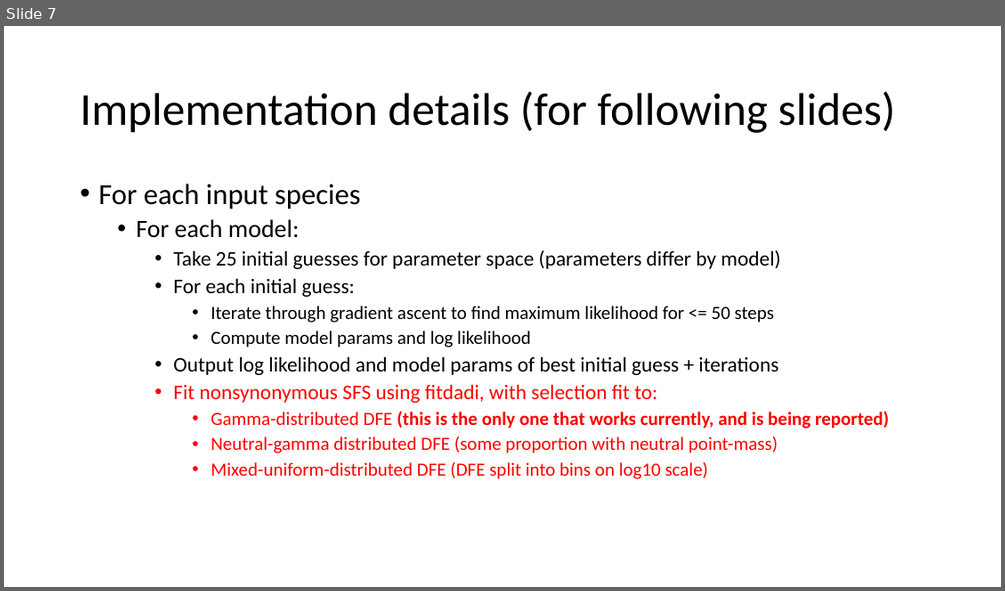
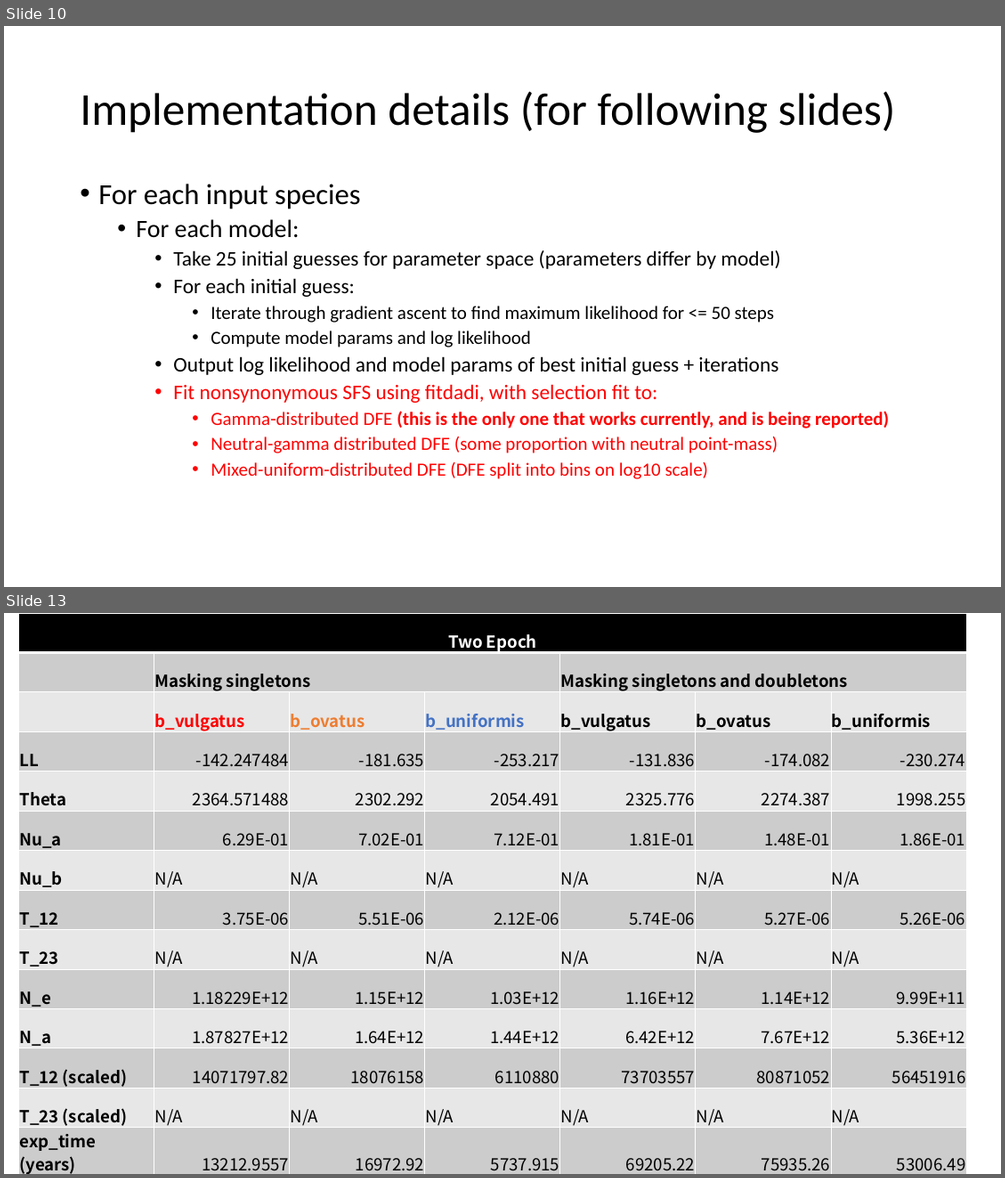
Before and after one commit to jon-mah/demo_for_ccgb, a slide deck: Summary/20210310_demo_for_ccgb_rotation_update.pptx. Shown one above the other, each under a label of ours: slide 7 before the commit, slides 10 and 13 after it; the slides between them are not shown. The pictures are 1005x591 and 1005x1178 pixels, drawn with LibreOffice and Linux fonts; fonts in the diff are those of the drawing. Boxes give left, top, right and bottom in pixels: in the first picture for what was removed or moved away, otherwise in the second. Text is boxed around its words. In the diff, an @@ line names an element or a change of style, - is before the commit and + after.

```diff
--- a/Summary/20210310_demo_for_ccgb_rotation_update.pptx
+++ b/Summary/20210310_demo_for_ccgb_rotation_update.pptx
@@ slide 13 added at (4, 613, 1001, 1174), background #FFFFFF @@
@@ table added at (19, 613, 966, 1174), 14 rows, 7 columns @@
+Two Epoch |  |  |  |  |  | 
+ | Masking singletons |  |  | Masking singletons and doubletons |  | 
+ | b_vulgatus | b_ovatus | b_uniformis | b_vulgatus | b_ovatus | b_uniformis
+LL | -142.247484 | -181.635 | -253.217 | -131.836 | -174.082 | -230.274
+Theta | 2364.571488 | 2302.292 | 2054.491 | 2325.776 | 2274.387 | 1998.255
+Nu_a | 6.29E-01 | 7.02E-01 | 7.12E-01 | 1.81E-01 | 1.48E-01 | 1.86E-01
+Nu_b | N/A | N/A | N/A | N/A | N/A | N/A
+T_12 | 3.75E-06 | 5.51E-06 | 2.12E-06 | 5.74E-06 | 5.27E-06 | 5.26E-06
+T_23 | N/A | N/A | N/A | N/A | N/A | N/A
+N_e | 1.18229E+12 | 1.15E+12 | 1.03E+12 | 1.16E+12 | 1.14E+12 | 9.99E+11
+N_a | 1.87827E+12 | 1.64E+12 | 1.44E+12 | 6.42E+12 | 7.67E+12 | 5.36E+12
+T_12 (scaled) | 14071797.82 | 18076158 | 6110880 | 73703557 | 80871052 | 56451916
+T_23 (scaled) | N/A | N/A | N/A | N/A | N/A | N/A
+exp_time (years) | 13212.9557 | 16972.92 | 5737.915 | 69205.22 | 75935.26 | 53006.49
@@ what was slide 7 is now slide 10 @@
```
Also in this commit, not shown: 1 slide changed, 11 other slides added, 7 slides removed, 2 other files.
